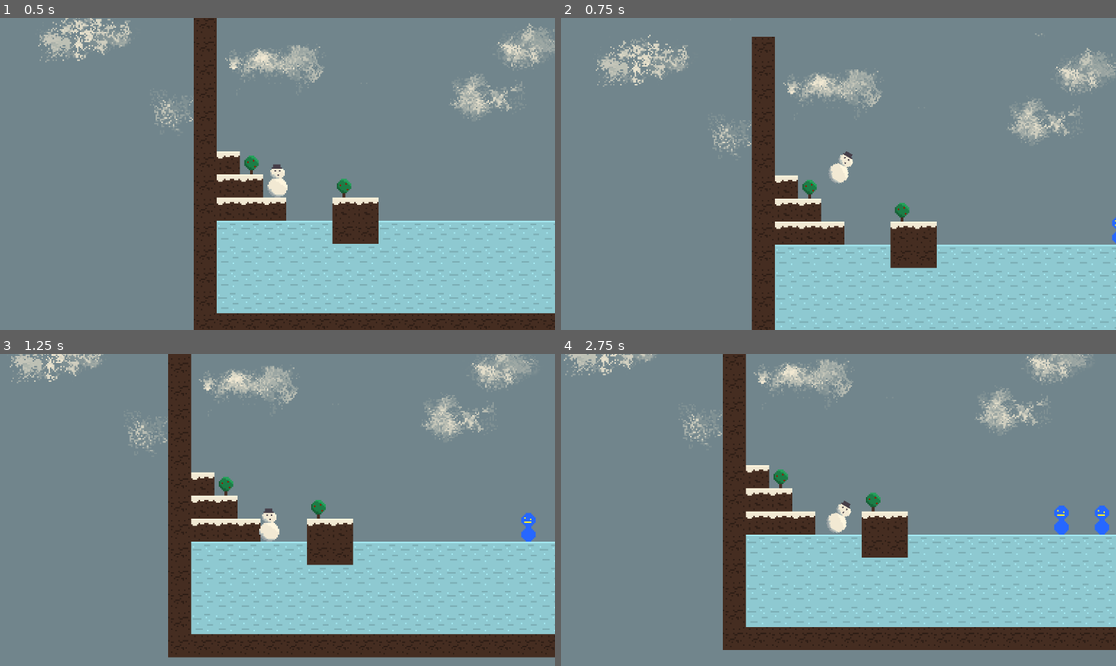
Above: before the commit, frames 1-4 (two rows, left to right).
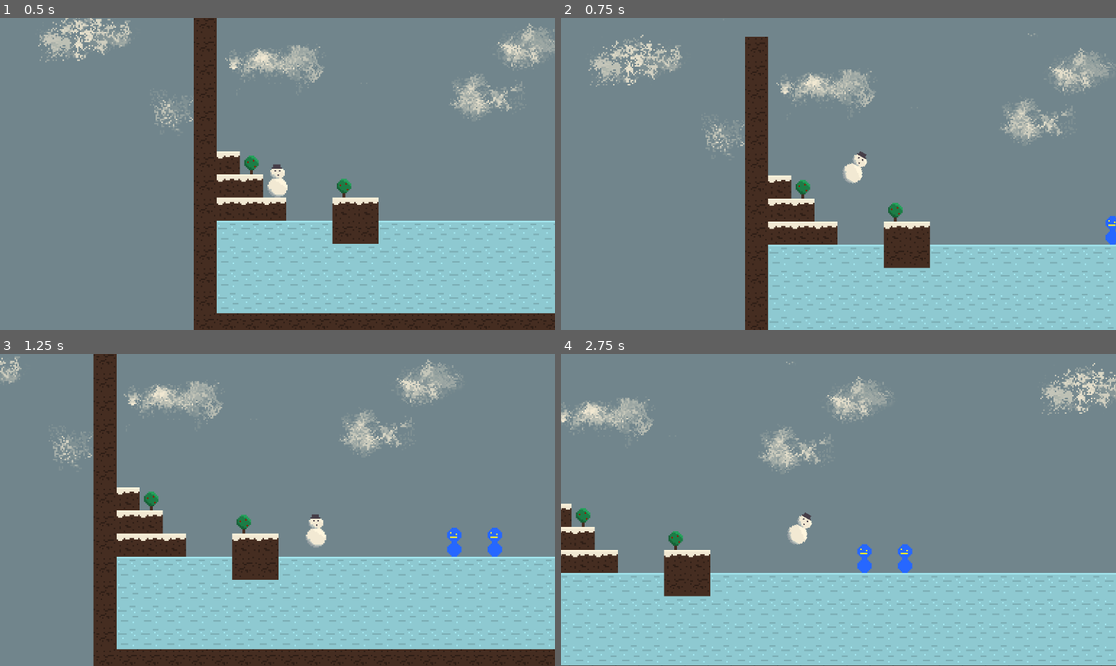
Above: after the commit, the same moments.

Repository: streebree/slickmode
Game: Godot game, scene res://scenes/areas/area.tscn
Same seed, same stepped clock (60 frames per second), same inputs: the game is played once before the commit and once after it.
Inputs (mouse positions are in pixels of both pictures, inside the frame that each line leads up to):
- Up to frame 1 (0.5 s): no input
- Up to frame 2 (0.75 s): tap Enter (ui_accept) at 0.5 s; move the mouse to (960, 158) at 0.52 s; hold Right (ui_right) from 0.53 s (still down); tap Shift (run) at 0.6 s; click (960, 158) at 0.67 s
- Up to frame 3 (1.25 s): keep holding Right (ui_right); tap Enter (ui_accept) at 0.77 s
- Up to frame 4 (2.75 s): move the mouse to (727, 525) at 1.27 s; tap Shift (run) at 1.35, 2.3 s; tap Enter (ui_accept) at 1.52 s; move the mouse to (894, 441) at 2.02 s; release Right (ui_right) at 2.03 s; hold Left (ui_left) from 2.03 s (still down); tap F at 2.1 s

Frame 1 is identical in both runs. In frame 2, 9.2% of the frame differs, in the area x 4-100%, y 4-100%; in frame 3, 33%; in frame 4, 43%, in the area x 0-100%, y 0-100%.

Commit message:
Make dash give you full speed in any direction

Diff:
--- a/slick-game/scenes/snowman.gd
+++ b/slick-game/scenes/snowman.gd
@@ -36,11 +36,6 @@
 			dash_cooldown_current = dash_cooldown
 			print("END DASH")
 
-	if Input.is_action_just_pressed("run") and dash_cooldown_current <= 0 and dash_duration_current <= 0:
-		# dash just started:
-		dash_duration_current = dash_duration
-		sprite.rotation_degrees = 30
-		print("START DASH")
 
 	# Handle jump.
 	if Input.is_action_just_pressed("ui_accept") and is_on_floor():
@@ -51,6 +46,20 @@
 
 	# Handle left/right movement.
 	var direction := Input.get_axis("ui_left", "ui_right")
+
+	if Input.is_action_just_pressed("run") and dash_cooldown_current <= 0 and dash_duration_current <= 0:
+		# dash just started:
+		dash_duration_current = dash_duration
+		sprite.rotation_degrees = 30
+		if direction == 0:
+			if velocity.x > 0:
+				velocity.x = SPEED_CAP
+			elif velocity.x < 0:
+				velocity.x = -SPEED_CAP
+		else:
+			velocity.x = SPEED_CAP * direction
+		print("START DASH")
+
 	if is_on_wall():
 		velocity.x = -prev_x_velocity
 	if ice_collision_count == 0:
